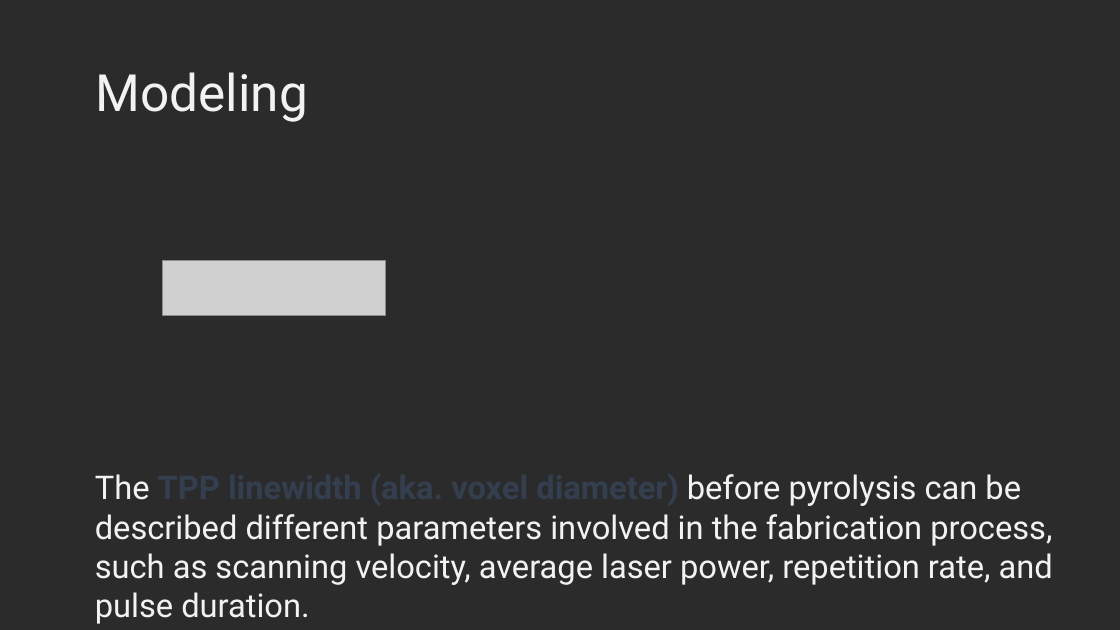
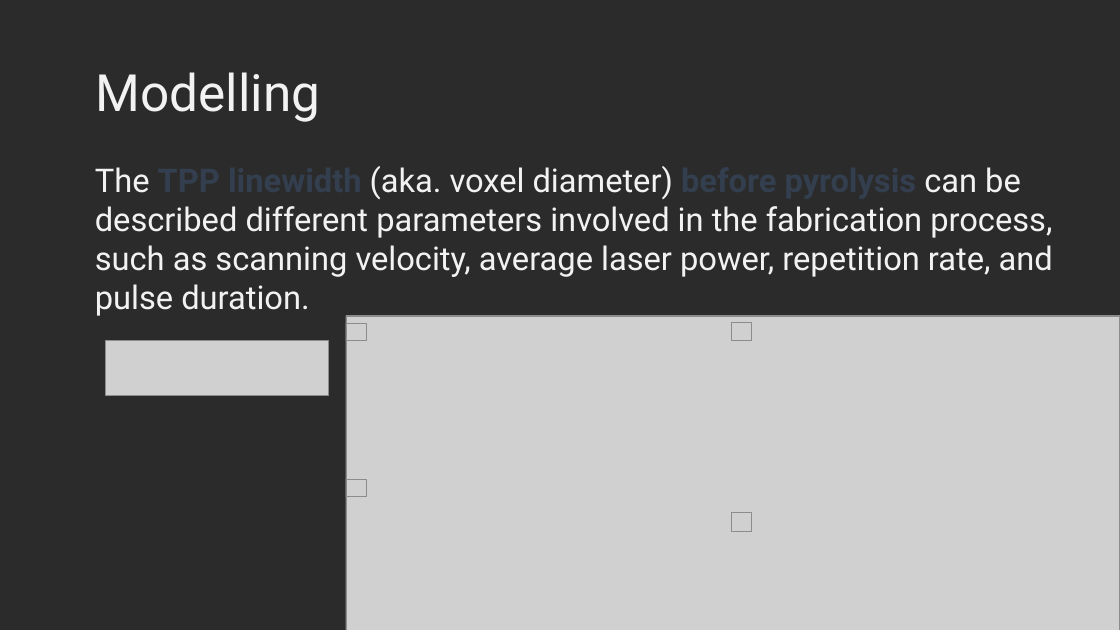
Before and after one commit to KiraSensei13/MNT_ITESM_Thesis, a slide deck: slide 6 of Shared_A01212611/Slides/GroupMeeting004_Pyrolysis_induced_shrinking.pptx. Drawn at 1120x630 pixels with LibreOffice and Linux fonts; fonts in the diff are those of the drawing; grey boxes stand for pictures; background and template pictures are left out; a plain dark background stands for a picture behind light text. Boxes give left, top, right and bottom in pixels: in the first picture for what was removed or moved away, otherwise in the second. Text is boxed around its words. In the diff, an @@ line names an element or a change of style, - is before the commit and + after.

```diff
--- a/Shared_A01212611/Slides/GroupMeeting004_Pyrolysis_induced_shrinking.pptx
+++ b/Shared_A01212611/Slides/GroupMeeting004_Pyrolysis_induced_shrinking.pptx
@@ title at [96, 72, 321, 122]: text changed @@
-Modeling
+Modelling
@@ text "The TPP linewidth (aka. voxel ...": place and size @@
-text "The TPP linewidth (aka. voxel ..." at [95, 474, 1053, 624]
+text "The TPP linewidth (aka. voxel ..." at [95, 166, 1053, 316]
@@ text "The TPP linewidth (aka. voxel ..." at [95, 166, 1053, 316]: text colour #333F50 to #F2F2F2, bold off in "(aka. voxel diameter)"; text colour #F2F2F2 to #333F50, bold on in "before pyrolysis" @@
@@ picture: place and size @@
-picture at [163, 260, 386, 315]
+picture at [106, 341, 329, 396]
@@ group added at [346, 316, 1120, 630]: 6 pictures @@
```
Also in this commit, not shown: 7 other slides changed, 2 slides added, 2 slides removed.
